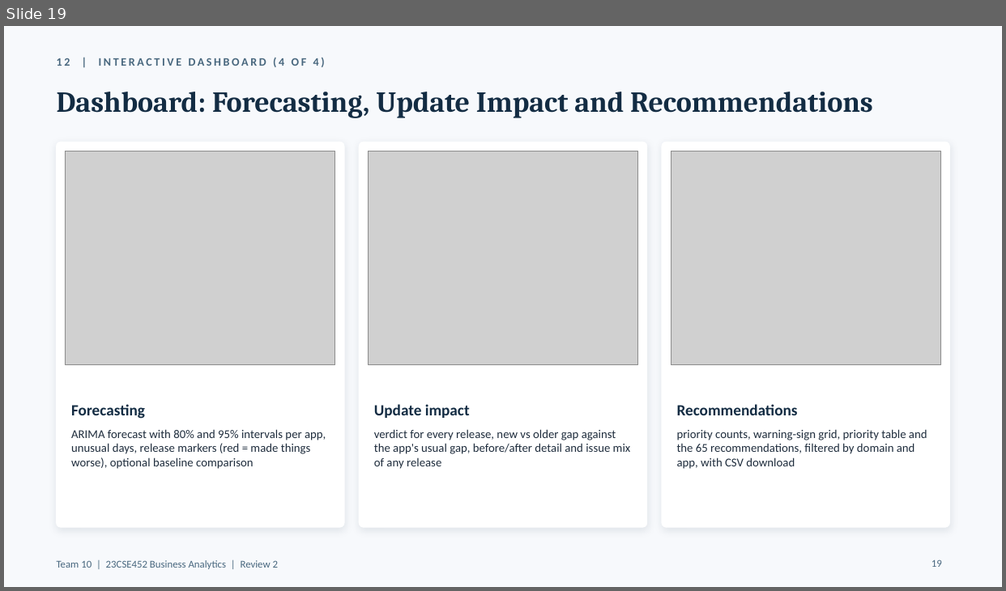
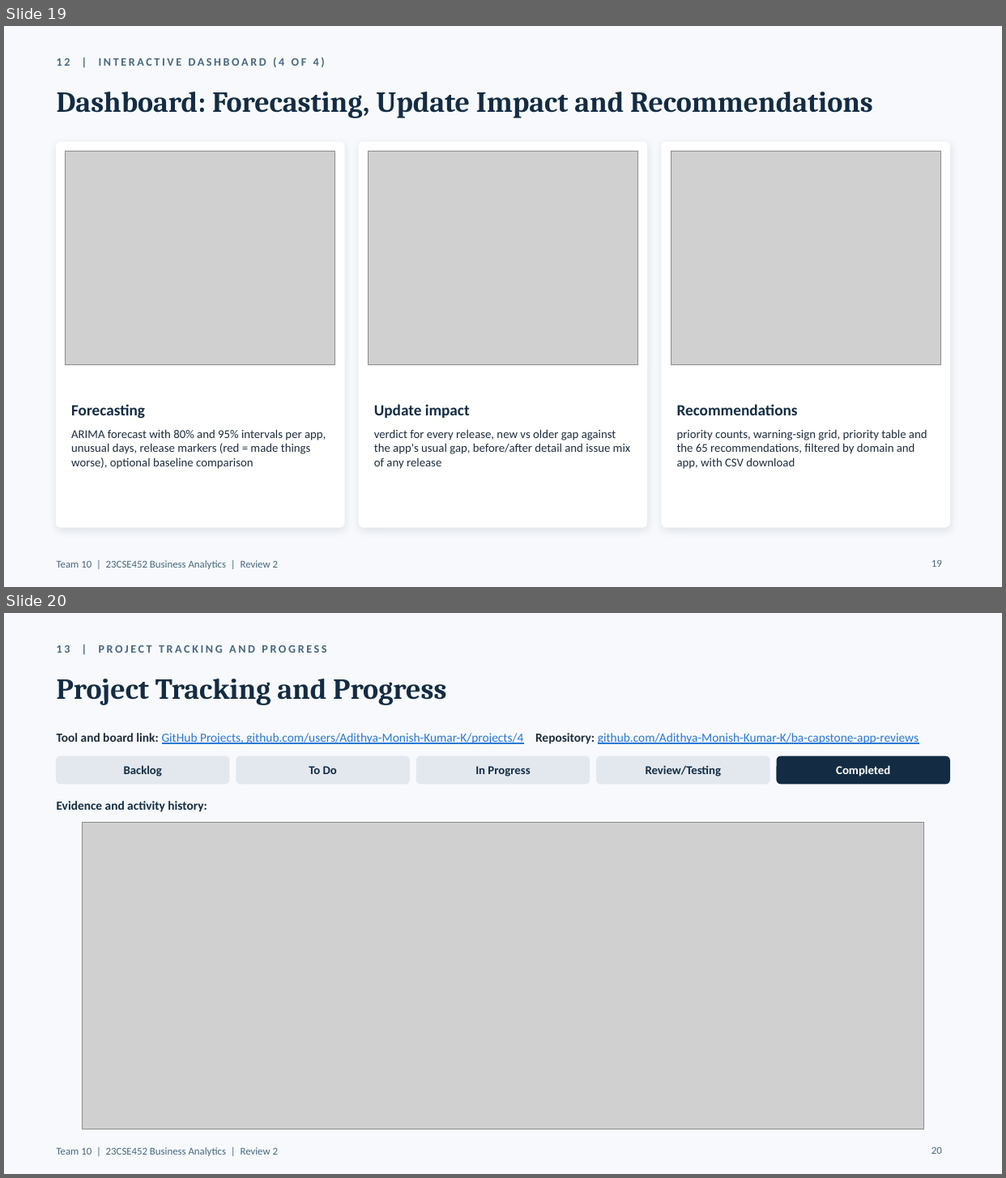
Before and after one commit to Adithya-Monish-Kumar-K/ba-capstone-app-reviews, a slide deck: docs/Review_2_Presentation.pptx. Shown one above the other, each under a label of ours: slide 19 before the commit, slides 19 and 20 after it. The pictures are 1006x591 and 1006x1178 pixels, drawn with LibreOffice and Linux fonts; fonts in the diff are those of the drawing; grey boxes stand for pictures. Boxes give left, top, right and bottom in pixels: in the first picture for what was removed or moved away, otherwise in the second. Text is boxed around its words. In the diff, an @@ line names an element or a change of style, - is before the commit and + after.

Commit message:
docs(review2): add the project board screenshot slide and move contributions to their own slide

```diff
--- a/docs/Review_2_Presentation.pptx
+++ b/docs/Review_2_Presentation.pptx
@@ slide 20 added at <box>4,613,1002,1174</box>, background #F7F9FC; not listed: 1 template element that a slide beside it also shows @@
@@ text added at <box>57,645,326,653</box>, 11 pt, text #48677E, bold @@
+13 | PROJECT TRACKING AND PROGRESS
@@ title added at <box>57,679,446,705</box>, 28 pt, text #132C43, bold @@
+Project Tracking and Progress
@@ text added at <box>57,733,918,744</box>, 12 pt, text #2A78D6, underline @@
+Tool and board link: GitHub Projects, github.com/users/Adithya-Monish-Kumar-K/projects/4 Repository: github.com/Adithya-Monish-Kumar-K/ba-capstone-app-reviews
@@ rounded rectangle added at <box>57,756,229,784</box>, fill #E3E8EF, outline #E3E8EF 1 pt @@
@@ rounded rectangle added at <box>236,756,410,784</box>, fill #E3E8EF, outline #E3E8EF 1 pt @@
@@ rounded rectangle added at <box>416,756,590,784</box>, fill #E3E8EF, outline #E3E8EF 1 pt @@
@@ rounded rectangle added at <box>597,756,769,784</box>, fill #E3E8EF, outline #E3E8EF 1 pt @@
@@ rounded rectangle added at <box>778,756,950,784</box>, fill #132C43, outline #132C43 1 pt @@
@@ text added at <box>124,765,162,777</box>, 11.5 pt, text #132C43, bold @@
+Backlog
@@ text added at <box>309,766,337,774</box>, 11.5 pt, text #132C43, bold @@
+To Do
@@ text added at <box>475,766,530,777</box>, 11.5 pt, text #132C43, bold @@
+In Progress
@@ text added at <box>646,765,722,777</box>, 11.5 pt, text #132C43, bold @@
+Review/Testing
@@ text added at <box>836,765,890,777</box>, 11.5 pt, text #FFFFFF, bold @@
+Completed
@@ text added at <box>57,801,206,812</box>, 12 pt, text #132C43, bold @@
+Evidence and activity history:
@@ picture added at <box>82,823,923,1130</box> @@
@@ page number added at <box>931,1147,942,1154</box>, 10 pt, text #48677E @@
+20
```
Also in this commit, not shown: 2 slides changed, 1 other file.
